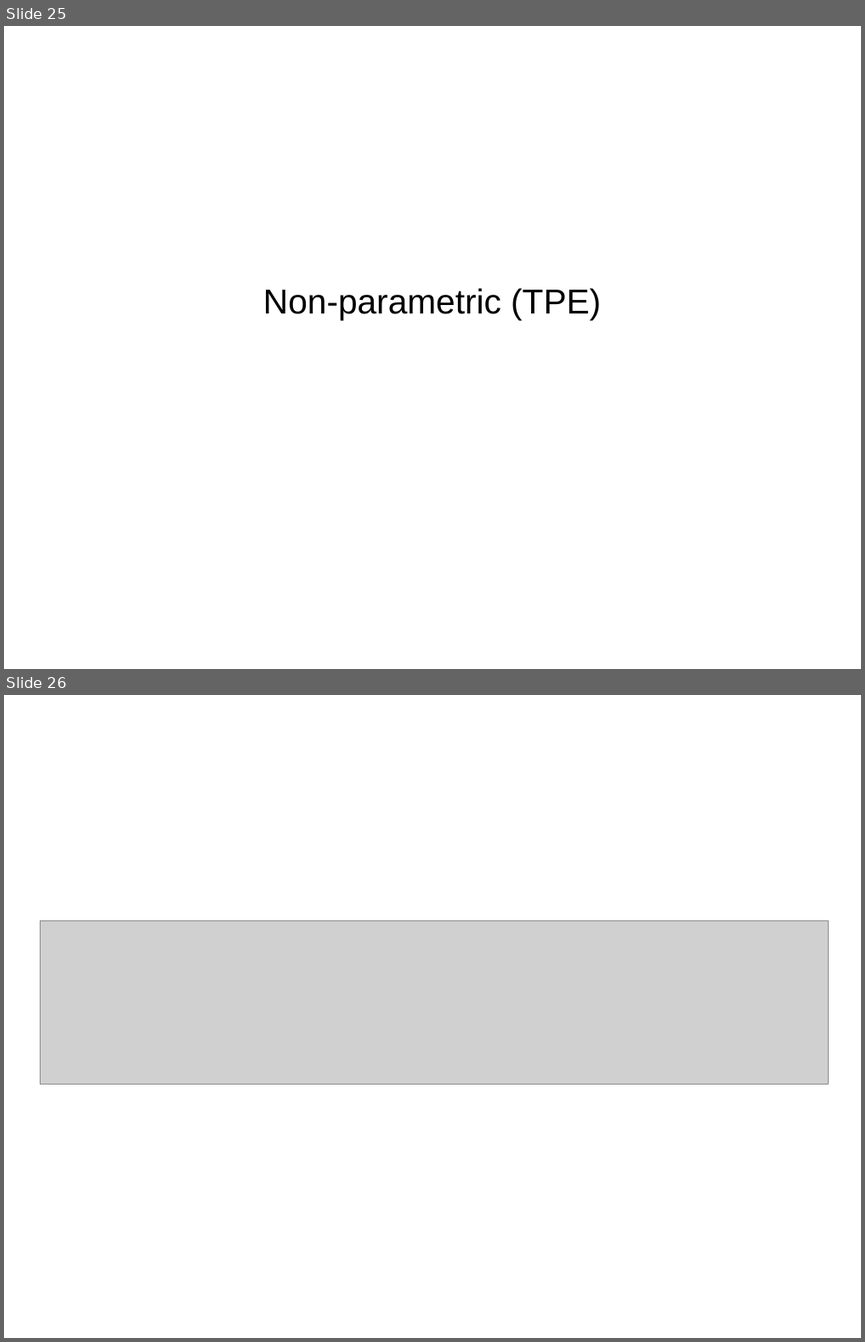
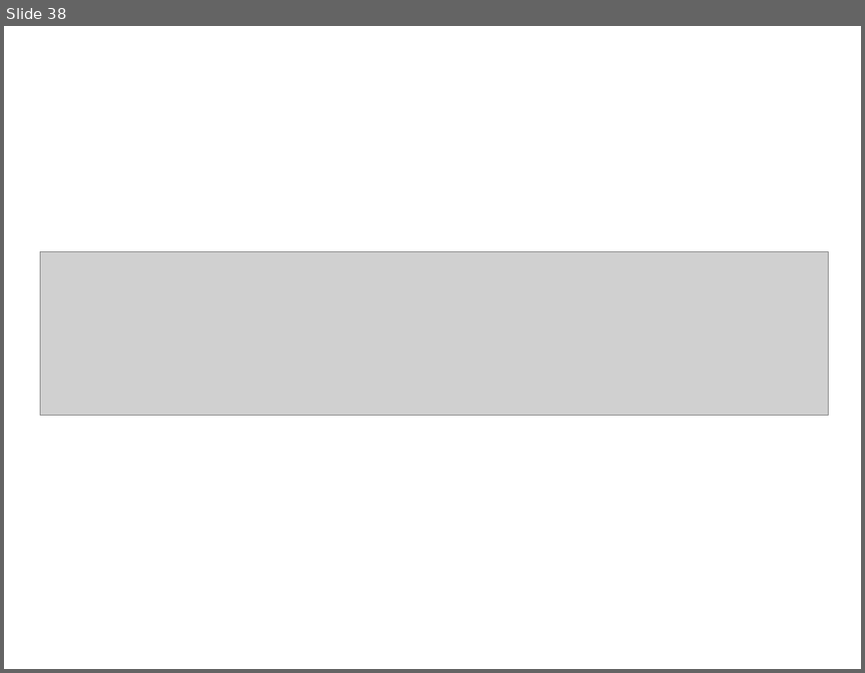
Before and after one commit to amueller/talks_odt, a slide deck: 2017/automating_machine_learning_with_the_best.odp. Shown one above the other, each under a label of ours: slides 25 and 26 before the commit, slide 38 after it. The pictures are 865x1342 and 865x673 pixels, drawn with LibreOffice and Linux fonts; fonts in the diff are those of the drawing; grey boxes stand for pictures. Boxes give left, top, right and bottom in pixels: in the first picture for what was removed or moved away, otherwise in the second. Text is boxed around its words. In the diff, an @@ line names an element or a change of style, - is before the commit and + after.

```diff
--- a/2017/automating_machine_learning_with_the_best.odp
+++ b/2017/automating_machine_learning_with_the_best.odp
@@ slide 25 removed at (4,26,861,669), background #FFFFFF @@
@@ subtitle removed at (263,288,601,320) @@
-Non-parametric (TPE)
@@ what was slide 26 is now slide 38 @@
```
Also in this commit, not shown: 16 slides changed, 4 slides added, 3 other slides removed, 2 other files.
